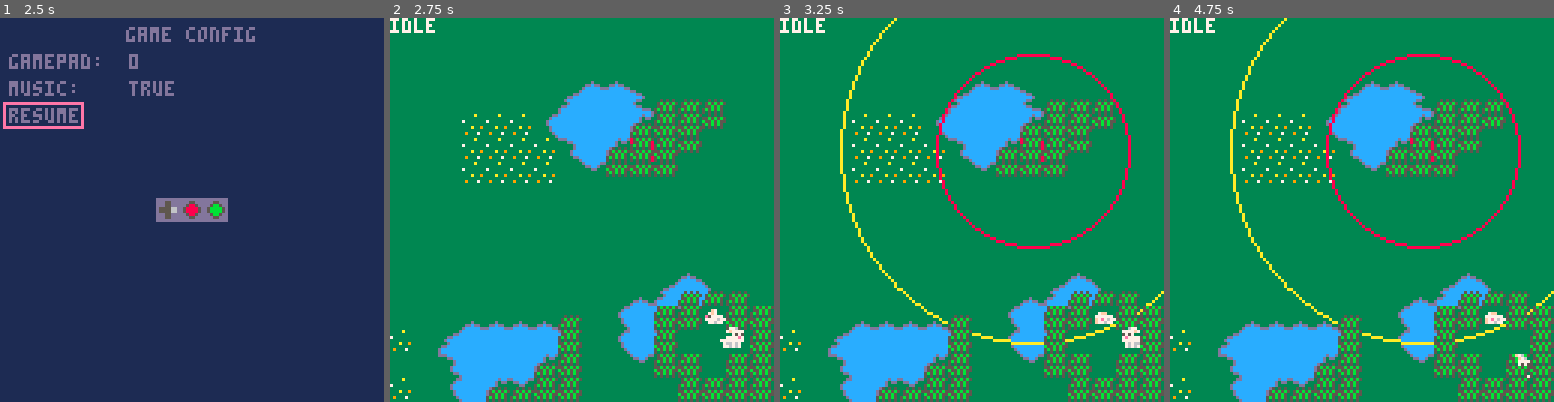
Above: before the commit, frames 1-4 (left to right).
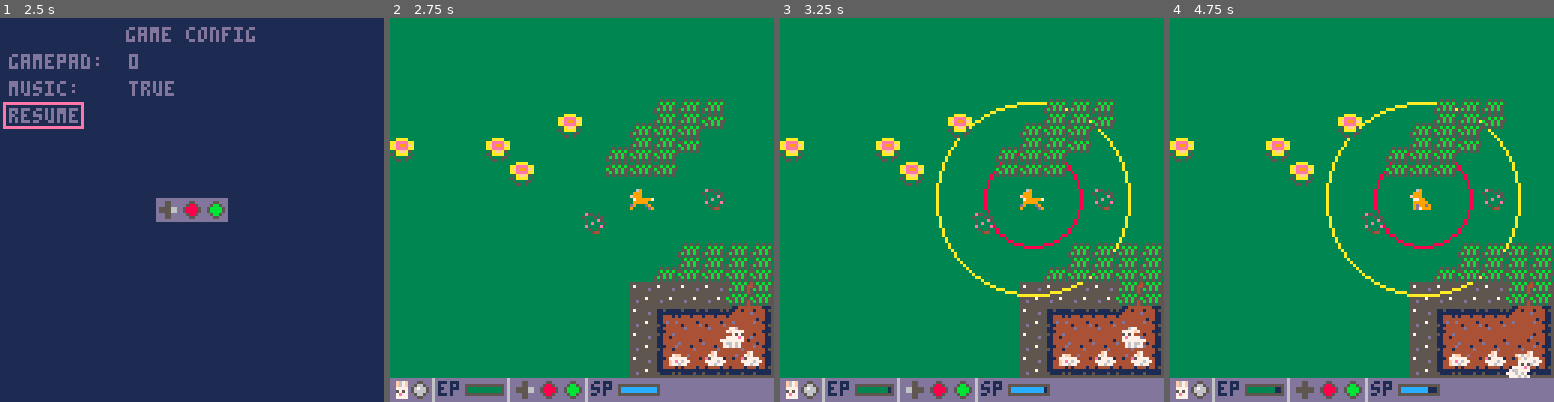
Above: after the commit, the same moments.

Repository: learnb/sleeping-bunnies
Game: PICO-8 cartridge sleeping-bunnies.p8
Same seed, same stepped clock (60 frames per second), same inputs: the game is played once before the commit and once after it.
Inputs:
- Up to frame 1 (2.5 s): tap X (X key) at 0.33, 1.07, 1.85 s; tap O (Z key) at 0.7, 1.7, 2.1 s; hold Right 1.6-2.1 s; hold Up 2.15-2.42 s; hold Right from 2.47 s (still down)
- Up to frame 2 (2.75 s): keep holding Right; tap O (Z key) at 2.5 s
- Up to frame 3 (3.25 s): tap O (Z key) at 2.9 s; tap X (X key) at 2.97 s; release Right at 3.03 s; hold Left from 3.08 s (still down)
- Up to frame 4 (4.75 s): tap O (Z key) every 0.4 s from 3.3 to 4.5 s; release Left at 3.58 s; hold Down 3.63-3.97 s; hold Right 4.02-4.68 s; tap X (X key) at 4.08 s; hold Up from 4.73 s (still down)

Frame 1 is identical in both runs. In frame 2, 27% of the frame differs, in the area x 0-100%, y 0-100%; in frame 3, 30%; in frame 4, 30%.

Commit message:
+design doc; most systems implemented; food & ai movement remain

Diff:
--- a/sleeping-bunnies.p8
+++ b/sleeping-bunnies.p8
@@ -33,12 +33,14 @@
 -->8
 function init_sim()
   worldw = 128
-  worldh = 128
+  worldh = 120
 
   sniff_duration = 30*5
   sniff_cooldown = 30*15
-  sniff_tick = 0
+  sniff_tick = sniff_duration
   sniff_lock = false
+
+  home = false
 
   -- rabbit
   rabbit = {}
@@ -63,40 +65,83 @@
   rabbit.flip = false
 
   -- bunnies
-  bun = {}
-  bun.x = 104
-  bun.y = 94
-  bun.radius = 12
-
-  bun.sprites = {16}
-  bun.tick = 0
-  bun.frame = 1
-  bun.step = 32
-
-  bun.idle_sprites = {17}
-  bun.idle_tick = 0
-  bun.idle_frame = 1
-  bun.idle_step = 16
-  bun.state = "idle"
-  bun.flip = false
+  bun1 = {}
+  bun1.x = 104
+  bun1.y = 108
+  bun1.radius = 12
+
+  bun1.sprites = {16}
+  bun1.tick = 0
+  bun1.frame = 1
+  bun1.step = 32
+
+  bun1.idle_sprites = {17}
+  bun1.idle_tick = 0
+  bun1.idle_frame = 1
+  bun1.idle_step = 16
+  bun1.state = "idle"
+  bun1.flip = false
+
+  bun2 = {}
+  bun2.x = 92
+  bun2.y = 108
+  bun2.radius = 12
+
+  bun2.sprites = {16}
+  bun2.tick = 0
+  bun2.frame = 1
+  bun2.step = 32
+
+  bun2.idle_sprites = {17}
+  bun2.idle_tick = 0
+  bun2.idle_frame = 1
+  bun2.idle_step = 16
+  bun2.state = "idle"
+  bun2.flip = false
+
+  bun3 = {}
+  bun3.x = 116
+  bun3.y = 108
+  bun3.radius = 12
+
+  bun3.sprites = {16}
+  bun3.tick = 0
+  bun3.frame = 1
+  bun3.step = 32
+
+  bun3.idle_sprites = {17}
+  bun3.idle_tick = 0
+  bun3.idle_frame = 1
+  bun3.idle_step = 16
+  bun3.state = "idle"
+  bun3.flip = false
+
+  buns = {bun1, bun2, bun3}
 
   -- predators
   fox = {}
   fox.x = 80
-  fox.y = 40
-  fox.aradius = 64
-  fox.cradius = 32
-  fox.tick = 0
-  fox.frame = 1
-  fox.step = 1
-  fox.sprites = {48, 49}
+  fox.y = 56
+  fox.aradius = 32
+  fox.cradius = 16
+
+  fox.idle_tick = 0
+  fox.idle_frame = 1
+  fox.idle_step = 4
+  fox.idle_sprites = {49,49,49,49, 49,49,49,49, 50,50,51,51, 50,50}
+
+  fox.move_tick = 0
+  fox.move_frame = 1
+  fox.move_step = 4
+  fox.move_sprites = {53, 54}
   fox.state = "idle"
+  fox.anim_state = "idle"
   fox.flip = false
 end
 
 function update_sim()
-  -- update sniff state
-  if (btnp(4, pad) and not sniff_lock) then
+  -- sniff ability
+  if (btnp(4, pad) and not sniff_lock) then -- red btn
     if (not rabbit.sniff) then
       toggle_sniff_state()
     end
@@ -106,46 +151,75 @@
     if (sniff_tick <= 0) then
       if (sniff_lock) then -- end cooldown timer
         sniff_lock = false
+        sniff_tick = sniff_duration
       else -- end sniff effect
         toggle_sniff_state()
       end
     end
   end
+  -- feed bun
+  if (btnp(5,pad)) then -- green btn
+    rabbit_feed(0)
+  end
+
   -- update position
+  -- -- user input
   moved = false
+  local dx = 0
+  local dy = 0
   local t = {}
   t.x = rabbit.x
   t.y = rabbit.y
   if (btn(0,pad)) then -- btn left
     moved = true
-    t.x=t.x-1
-    if (not cmap(t)) then rabbit.x = t.x end
-    t.x = rabbit.x
+    dx = -1
     rabbit.flip = false
   end
   if (btn(1,pad)) then -- btn right
     moved = true
-    t.x=t.x+1
-    if (not cmap(t)) then rabbit.x = t.x end
-    t.x = rabbit.x
+    dx = 1
     rabbit.flip = true
   end
   if (btn(2,pad)) then -- btn down
     moved = true
-    t.y=t.y-1
-    if (not cmap(t)) then rabbit.y = t.y end
-    t.y = rabbit.y
+    dy = -1
   end
   if (btn(3,pad)) then -- btn up
     moved = true
-    t.y=t.y+1
-    if (not cmap(t)) then rabbit.y = t.y end
-  end
+    dy = 1
+  end
+  -- -- collision detection
+  t.x = t.x + dx
+  if (cmap(t)) then dx = 0 end -- check x-axis
+  t.x = rabbit.x
+  t.y = t.y + dy
+  if (cmap(t)) then dy = 0 end -- check y-axis
+  -- -- change position
+  if (dx == 0 or dy == 0) then
+    -- normal move
+    rabbit.x = rabbit.x + dx
+    rabbit.y = rabbit.y + dy
+  else
+    -- angle move
+    rabbit.x = rabbit.x + (dx*sqrt(0.5))
+    rabbit.y = rabbit.y + (dy*sqrt(0.5))
+  end
+  -- home detection
+  if (rabbit.y > 80 and rabbit.x > 80) then
+    home = true
+  else
+    home = false
+  end
+
   -- update animation state
   if (moved and rabbit.state == "idle") then
     rabbit_change_anim_state("move")
+    -- TODO REMOVE
+    fox.anim_state = "move"
   elseif (not moved and rabbit.state == "move") then
     rabbit_change_anim_state("idle")
+    -- TODO REMOVE
+    fox.anim_state = "idle"
   end
   if (rabbit.state == "idle") then ent_anim_idle(rabbit) end
   if (rabbit.state == "move") then ent_anim_move(rabbit) end
@@ -162,11 +236,14 @@
     end
   end
   -- update bunnies
-  if (ent_dist(rabbit, bun) <= bun.radius) then
-    bun.state = ""
-  else
-    bun.state = "idle"
-  end
+  for i=1,3 do -- for each bun
+    if (ent_dist(rabbit, buns[i]) <= buns[i].radius) then
+      buns[i].state = "feed"
+    else
+      buns[i].state = "idle"
+    end
+  end
+
   -- update predators
   if (fox.state == "idle") then
     if (ent_dist(rabbit, fox) <= fox.aradius) then
@@ -185,6 +262,11 @@
       fox.state = "alert"
     end
   end
+  if (fox.anim_state == "idle") then
+    ent_anim_idle(fox)
+  elseif (fox.anim_state == "move") then
+    ent_anim_move(fox)
+  end
 end
 
 function draw_sim()
@@ -193,9 +275,12 @@
   -- main map layer
   map(0,0, 0,0, 16,16, 0x80)
   -- bottom of entities
-  if (bun.state == "idle") then ent_draw_idle(bun)
-  else ent_draw(bun) end
-  ent_draw(fox)
+  for i=1,3 do -- for each bun
+    if (buns[i].state == "idle") then ent_draw_idle(buns[i])
+    else ent_draw(buns[i]) end
+  end
+  if (fox.anim_state == "idle") then ent_draw_idle(fox, false) end
+  if (fox.anim_state == "move") then ent_draw_move(fox, false) end
   if (rabbit.sniff) then
     circ(fox.x+4, fox.y+4, fox.cradius, 8)
     circ(fox.x+4, fox.y+4, fox.aradius, 10)
@@ -207,11 +292,20 @@
   -- top of entities
   if (rabbit.state == "idle") then ent_draw_idle(rabbit, true) end
   if (rabbit.state == "move") then ent_draw_move(rabbit, true) end
-
-  print(fox.state, 0,0, 7)
+  -- top of warren
+  if (not home) then
+    map(32,0, 0,0, 16,16, 0x80)
+  end
+  --print(fox.state, 0,0, 7)
+  draw_ui()
 end
 
 -->8
+function rabbit_feed(bun)
+  -- reduce rabbit ep
+  rabbit.hp = rabbit.hp - 10
+  -- increase bun hp
+end
 function toggle_sniff_state()
   if (rabbit.sniff) then -- start cooldown timer
     rabbit.sniff = false
@@ -403,6 +497,49 @@
   end
 end
 
+-->8
+function draw_ui()
+  -- bg
+  rectfill(0,120, 127,127, 13)
+  --rect(0,120, 127,127, 6)
+  -- rabbit hidden state
+  spr(0, 2,121, 0.5,0.75)
+  if (rabbit.hidden) then spr(64, 0,119) end
+  -- detection state 8
+  if (fox.state == "idle") then
+    spr(23, 6,120)
+  elseif (fox.state == "alert") then
+    spr(24, 6,120)
+  elseif (fox.state == "chase") then
+    spr(25, 6,120)
+  end
+  -- rabbit energy bar 21
+  print("ep", 16,121, 1)
+  rectfill(25,122, 37,125, 1)
+  rect(25,122, 37,125, 5)
+  if (rabbit.hp > 0) then
+    rectfill(26,123, (26+(rabbit.hp/10)),124, 3)
+  end
+  -- gamepad
+  draw_gamepad(41, 120)
+  -- sniff ability
+  local sp = 0
+  print("sp", 67,121, 1)
+  rectfill(76,122, 89,125, 1)
+  rect(76,122, 89,125, 5)
+  if (not sniff_lock) then -- duration
+    sp = 10*(sniff_tick/sniff_duration)
+    rectfill(77,123, 78+(sp),124, 12)
+  elseif (sniff_lock) then -- cooldown
+    sp = 10*(sniff_tick/sniff_cooldown)
+    rectfill(78+(sp),124, 77,123, 8)
+  end
+  -- separators
+  line(14,120, 14,127, 6)
+  line(39,120, 39,127, 6)
+  line(65,120, 65,127, 6)
+
+end
 
 
 
@@ -469,57 +606,57 @@
 
 
 __gff__
-0000000000000000000000000000000000000000000000000000000000000000000000000000000000000000000000000000000000000000000000000000000040404040004040404040408080808080808040008000408040404080818000000000000000004040400000808080000040404000000000000000000000000000
+0000000000000000000000000000000000000000000000000000000000000000000000000000000000000000000000000000000000000000000000000000000040404040004080808080808080808080808040408000808080818080818000000000000000004080808080808080000040404000000000000000000000000000
 0000000000000000000000000000000000000000000000000000000000000000000000000000000000000000000000000000000000000000000000000000000000000000000000000000000000000000000000000000000000000000000000000000000000000000000000000000000000000000000000000000000000000000
 __map__
-414141414141414141414141414141417d7d7d7d7d7d7d7d7d7d7d7d7d7d7d7d000000000000000000000000000000000000000000000000000000000000000000000000000000000000000000000000000000000000000000000000000000000000000000000000000000000000000000000000000000000000000000000000
-415050505050505050505050505041417d7d7d7d7d7d7d7d7d7d7d7d7d7d7d7d000000000000000000000000000000000000000000000000000000000000000000000000000000000000000000000000000000000000000000000000000000000000000000000000000000000000000000000000000000000000000000000000
-41505050505050504c4c5050505050417d7d7d7d7d7d7d7d7d7d7d7d7d7d7d7d000000000000000000000000000000000000000000000000000000000000000000000000000000000000000000000000000000000000000000000000000000000000000000000000000000000000000000000000000000000000000000000000
-405050504040406d5c5c6b50505050507d7d7d7d7d7d7d7d7d7d7d4040407d7d000000000000000000000000000000000000000000000000000000000000000000000000000000000000000000000000000000000000000000000000000000000000000000000000000000000000000000000000000000000000000000000000
-4150505151515b5c5c5c4b50505050507d7d7d7d7d7d7d7d7d7d404141427d7d000000000000000000000000000000000000000000000000000000000000000000000000000000000000000000000000000000000000000000000000000000000000000000000000000000000000000000000000000000000000000000000000
-405050515151514d5c4b4040505050507d7d7d7d7d7d7d7d7d404141427d7d7d000000000000000000000000000000000000000000000000000000000000000000000000000000000000000000000000000000000000000000000000000000000000000000000000000000000000000000000000000000000000000000000000
-41505051515151506c504141505050507d7d7d7d7d7d7d7d7d4242427d7d7d7d000000000000000000000000000000000000000000000000000000000000000000000000000000000000000000000000000000000000000000000000000000000000000000000000000000000000000000000000000000000000000000000000
-415050505050505050505050505050507d7d7d7d7d7d7d7d7d7d7d7d7d7d7d7d000000000000000000000000000000000000000000000000000000000000000000000000000000000000000000000000000000000000000000000000000000000000000000000000000000000000000000000000000000000000000000000000
 505050505050505050505050505050507d7d7d7d7d7d7d7d7d7d7d7d7d7d7d7d000000000000000000000000000000000000000000000000000000000000000000000000000000000000000000000000000000000000000000000000000000000000000000000000000000000000000000000000000000000000000000000000
 505050505050505050505050505050507d7d7d7d7d7d7d7d7d7d7d7d7d7d7d7d000000000000000000000000000000000000000000000000000000000000000000000000000000000000000000000000000000000000000000000000000000000000000000000000000000000000000000000000000000000000000000000000
-5050505050505050505050504c5050507d7d7d7d7d7d7d7d7d7d7d7d7d7d7d7d000000000000000000000000000000000000000000000000000000000000000000000000000000000000000000000000000000000000000000000000000000000000000000000000000000000000000000000000000000000000000000000000
-505050505050505050504c6d5c5d50507d7d7d7d7d7d7d7d7d7d7d7d4040407d000000000000000000000000000000000000000000000000000000000000000000000000000000000000000000000000000000000000000000000000000000000000000000000000000000000000000000000000000000000000000000000000
-5050504c4c4c4c50505b5c4b6c5050507d7d7d7d7d7d7d407d7d7d41417d4141000000000000000000000000000000000000000000000000000000000000000000000000000000000000000000000000000000000000000000000000000000000000000000000000000000000000000000000000000000000000000000000000
-51506d5c5c5c5c5d505b5c5d505050507d7d7d7d7d7d7d417d7d7d417d7d7d41000000000000000000000000000000000000000000000000000000000000000000000000000000000000000000000000000000000000000000000000000000000000000000000000000000000000000000000000000000000000000000000000
-50504d5c5c5c4b5050506c50505050507d7d7d7d7d7d40417d7d7d41417d4141000000000000000000000000000000000000000000000000000000000000000000000000000000000000000000000000000000000000000000000000000000000000000000000000000000000000000000000000000000000000000000000000
-51505b5c4b6c505050505050505050507d7d7d7d404041417d7d7d7d41414141000000000000000000000000000000000000000000000000000000000000000000000000000000000000000000000000000000000000000000000000000000000000000000000000000000000000000000000000000000000000000000000000
-0000000000000000000000000000000000000000ff0000000000000000000000000000000000000000000000000000000000000000000000000000000000000000000000000000000000000000000000000000000000000000000000000000000000000000000000000000000000000000000000000000000000000000000000
-…(34 lines of a section not shown)…
+505050505050505050505050505050507d7d7d7d7d7d7d7d7d7d7d7d7d7d7d7d000000000000000000000000000000000000000000000000000000000000000000000000000000000000000000000000000000000000000000000000000000000000000000000000000000000000000000000000000000000000000000000000
+505050505050505050505050505050507d7d7d7d7d7d7d7d7d7d7d4040407d7d000000000000000000000000000000000000000000000000000000000000000000000000000000000000000000000000000000000000000000000000000000000000000000000000000000000000000000000000000000000000000000000000
+505050505050505050505050505050507d7d7d7d7d7d7d527d7d404141427d7d000000000000000000000000000000000000000000000000000000000000000000000000000000000000000000000000000000000000000000000000000000000000000000000000000000000000000000000000000000000000000000000000
+50505050505050505050505050505050527d7d7d527d7d7d7d404141427d7d7d000000000000000000000000000000000000000000000000000000000000000000000000000000000000000000000000000000000000000000000000000000000000000000000000000000000000000000000000000000000000000000000000
+505050505050505050505050505050507d7d7d7d7d527d7d7d4242427d7d7d7d000000000000000000000000000000000000000000000000000000000000000000000000000000000000000000000000000000000000000000000000000000000000000000000000000000000000000000000000000000000000000000000000
+505050505050505050505050505050507d7d7d7d7d7d7d7d7d7d7d7d7d537d7d7d7d7d7d7d7d7d7d7d7d7d7d7d7d7d7d0000000000000000000000000000000000000000000000000000000000000000000000000000000000000000000000000000000000000000000000000000000000000000000000000000000000000000
+505050505050505050505050505050507d7d7d7d7d7d7d7d537d7d7d7d7d7d7d7d7d7d7d7d7d7d7d7d7d7d7d7d7d7d7d0000000000000000000000000000000000000000000000000000000000000000000000000000000000000000000000000000000000000000000000000000000000000000000000000000000000000000
+505050505050505050505050505050507d7d7d7d7d7d7d7d7d7d7d7d404040407d7d7d7d7d7d7d7d7d7d7d7d7d7d7d7d0000000000000000000000000000000000000000000000000000000000000000000000000000000000000000000000000000000000000000000000000000000000000000000000000000000000000000
+505050505050505050505050505050507d7d7d7d7d7d7d7d7d7d7d40414141417d7d7d7d7d7d7d7d7d7d7d7d7d7d7d7d0000000000000000000000000000000000000000000000000000000000000000000000000000000000000000000000000000000000000000000000000000000000000000000000000000000000000000
+5050505050505050505059595959585a7d7d7d7d7d7d7d7d7d7d7d7d7d7d41417d7d7d7d7d7d7d7d7d7d505050507d7d0000000000000000000000000000000000000000000000000000000000000000000000000000000000000000000000000000000000000000000000000000000000000000000000000000000000000000
+5050505050505050505059484949575a7d7d7d7d7d7d7d7d7d7d7d7d7d7d7d7d7d7d7d7d7d7d7d7d7d7d5050505050500000000000000000000000000000000000000000000000000000000000000000000000000000000000000000000000000000000000000000000000000000000000000000000000000000000000000000
+5050505050505050505059586767675a7d7d7d7d7d7d7d7d7d7d7d7d7d7d7d7d7d7d7d7d7d7d7d7d7d7d5050505050500000000000000000000000000000000000000000000000000000000000000000000000000000000000000000000000000000000000000000000000000000000000000000000000000000000000000000
+5050505050505050505059686969696a7d7d7d7d7d7d7d7d7d7d7d7d7d7d7d7d7d7d7d7d7d7d7d7d7d7d5050505050500000000000000000000000000000000000000000000000000000000000000000000000000000000000000000000000000000000000000000000000000000000000000000000000000000000000000000
+595959595959595959595959595959597d7d7d7d7d7d7d7d7d7d7d7d7d7d7d7d7d7d7d7d7d7d7d7d7d7d7d7d7d7d7d7d0000000000000000000000000000000000000000000000000000000000000000000000000000000000000000000000000000000000000000000000000000000000000000000000000000000000000000
+0000000000000000000000000000000000000000ff000000000000000000007c000000000000000000000000000000000000000000000000000000000000000000000000000000000000000000000000000000000000000000000000000000000000000000000000000000000000000000000000000000000000000000000000
+…(34 lines of a section not shown)…
Not shown, changed: 46 lines of the sprite sheet (__gfx__) section of sleeping-bunnies.p8
Not shown, changed: the sound effects (__sfx__) section of sleeping-bunnies.p8
Not shown, added: Design.md
